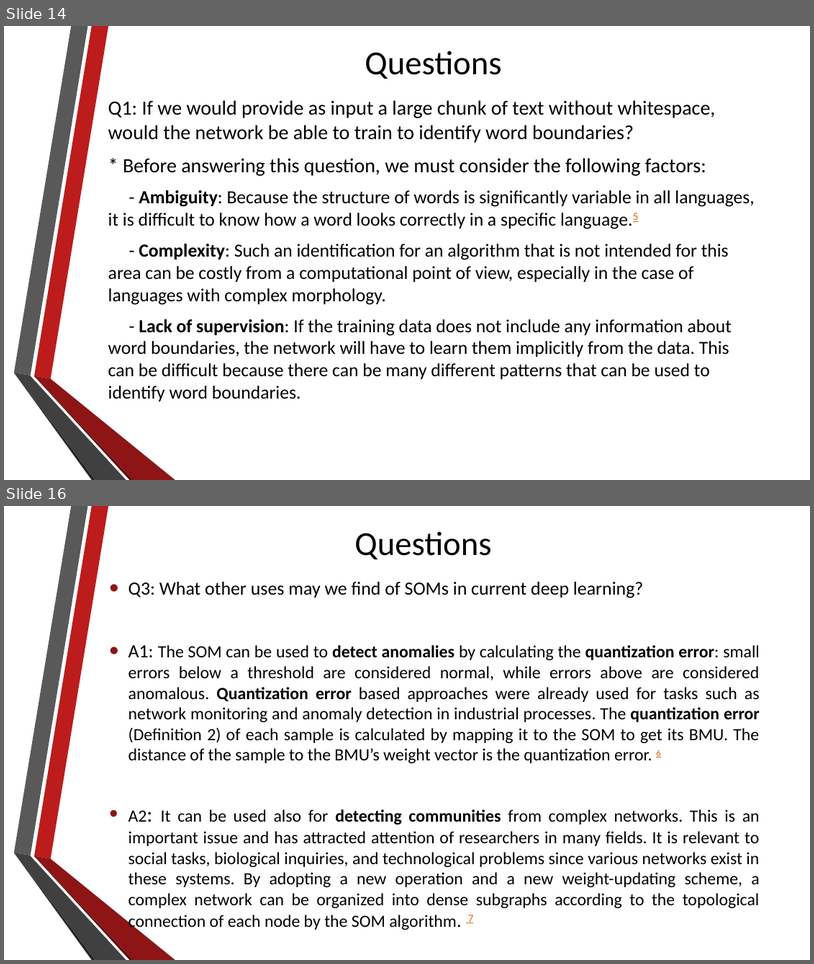
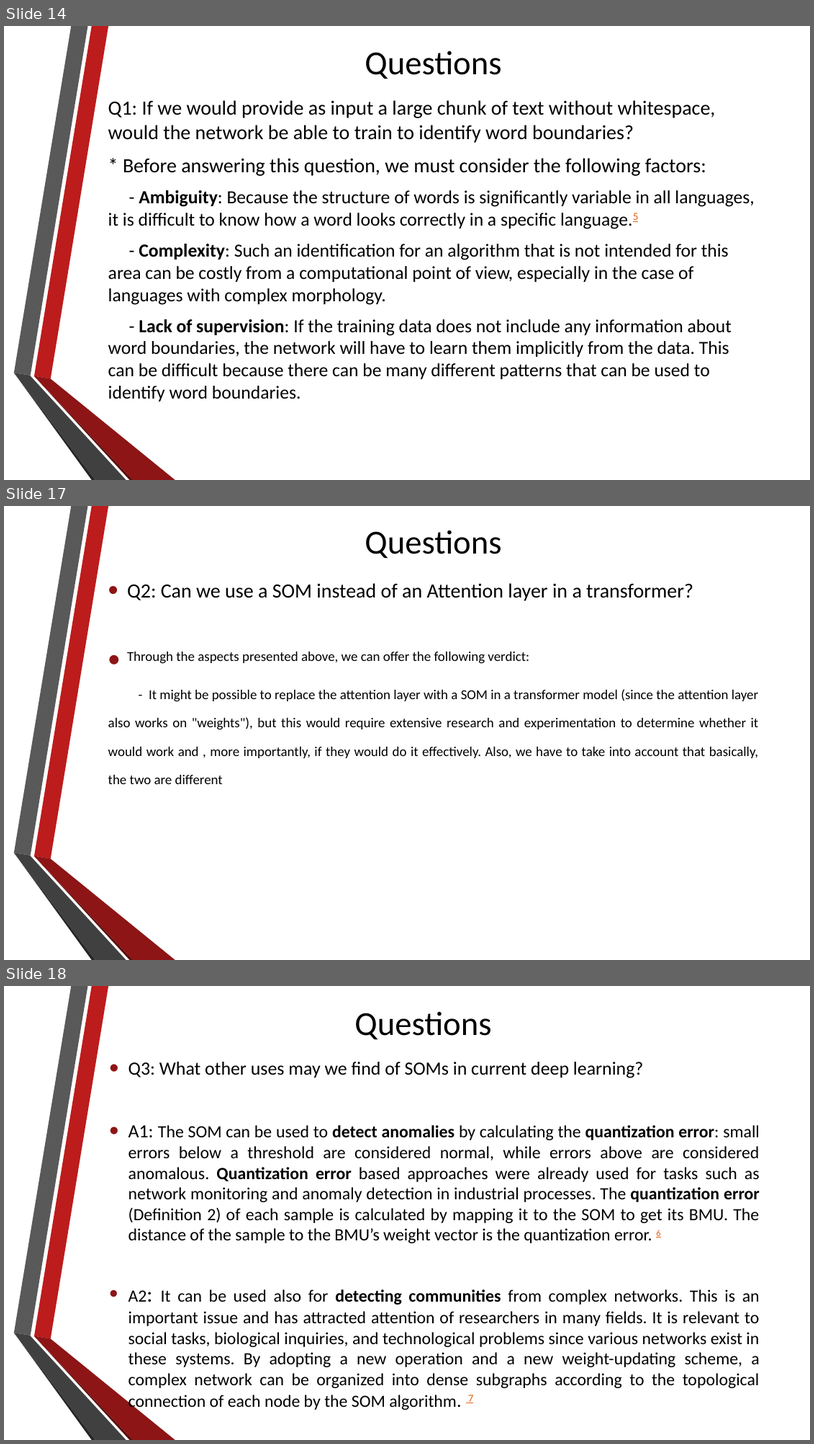
Before and after one commit to alexdn7/archaeology-project, a slide deck: About self-organizing maps.pptx. Shown one above the other, each under a label of ours: slides 14 and 16 before the commit, slides 14, 17 and 18 after it; the slides between them are not shown. The pictures are 814x964 and 814x1444 pixels, drawn with LibreOffice and Linux fonts; fonts in the diff are those of the drawing. Boxes give left, top, right and bottom in pixels: in the first picture for what was removed or moved away, otherwise in the second. Text is boxed around its words. In the diff, an @@ line names an element or a change of style, - is before the commit and + after.

```diff
--- a/About self-organizing maps.pptx
+++ b/About self-organizing maps.pptx
@@ slide 17 added at [4, 506, 810, 960], background #FFFFFF; not listed: 6 template elements that a slide beside it also shows @@
@@ title added at [365, 530, 502, 559], 40 pt, text #000000 @@
+Questions
@@ text added at [108, 583, 759, 784], 28 pt, text #000000 @@
+• Q2: Can we use a SOM instead of an Attention layer in a transformer?
+• Through the aspects presented above, we can offer the following verdict:
+- It might be possible to replace the attention layer with a SOM in a transformer model (since the attention layer also works on "weights"), but this would require extensive research and experimentation to determine whether it would work and , more importantly, if they would do it effectively. Also, we have to take into account that basically, the two are different
@@ what was slide 16 is now slide 18 @@
```
Also in this commit, not shown: 2 slides changed, 2 other slides added.
